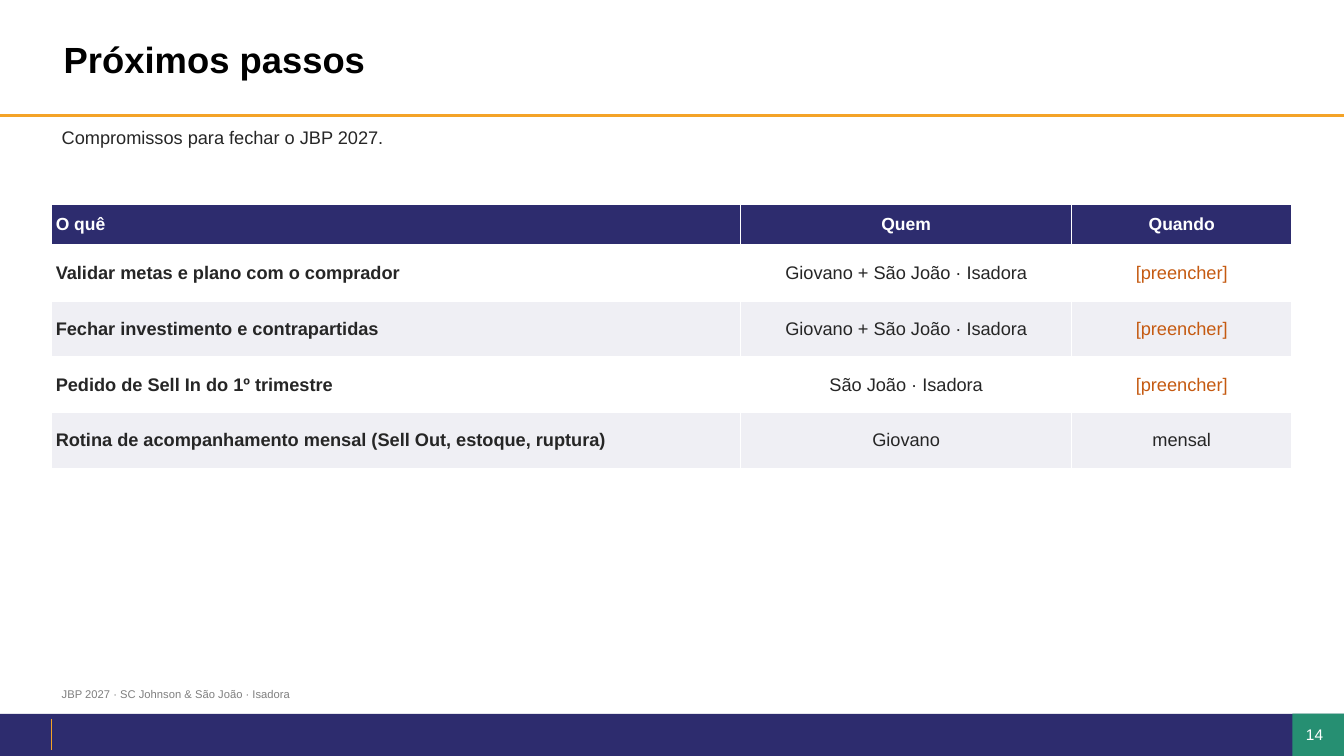
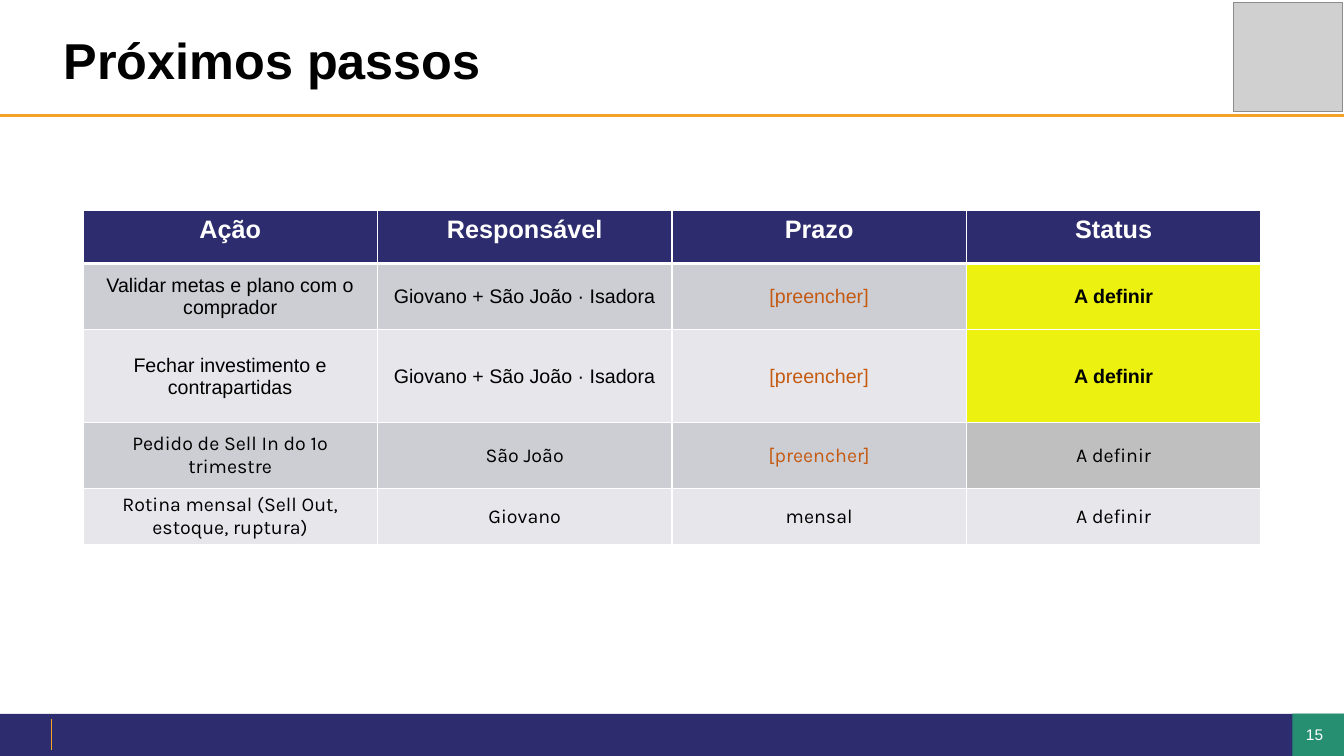
Before and after one commit to giovanoanjos27-del/Dashboard-Farma-sul, a slide deck: slide 15 of jbp/JBP2027_SaoJoao_Isadora.pptx (slide 14 before the commit). Drawn at 1344x756 pixels with LibreOffice and Linux fonts; fonts in the diff are those of the drawing; grey boxes stand for pictures; background and template pictures are left out. Boxes give left, top, right and bottom in pixels: in the first picture for what was removed or moved away, otherwise in the second. Text is boxed around its words. In the diff, an @@ line names an element or a change of style, - is before the commit and + after.

```diff
--- a/jbp/JBP2027_SaoJoao_Isadora.pptx
+++ b/jbp/JBP2027_SaoJoao_Isadora.pptx
@@ title "Próximos passos" at (64,42,481,89): size 26 to 36 pt @@
@@ rectangle added at (1177,11,1324,104), fill #FFFFFF @@
@@ picture added at (1234,3,1343,112) @@
@@ text removed at (62,130,383,148) @@
-Compromissos para fechar o JBP 2027.
@@ table at (83,211,1260,558) @@
-column 1: O quê | Validar metas e plano com o comprador | Fechar investimento e contrapartidas | Pedido de Sell In do 1º trimestre | Rotina de acompanhamento mensal (Sell Out, estoque, ruptura)
-column 2: Quem | Giovano + São João · Isadora | Giovano + São João · Isadora | São João · Isadora | Giovano
-column 3: Quando | [preencher] | [preencher] | [preencher] | mensal
+column 1: Ação | Validar metas e plano com o comprador | Fechar investimento e contrapartidas | Pedido de Sell In do 1º trimestre | Rotina mensal (Sell Out, estoque, ruptura)
+column 2: Responsável | Giovano + São João · Isadora | Giovano + São João · Isadora | São João | Giovano
+column 3: Prazo | [preencher] | [preencher] | [preencher] | mensal
+column 4: Status | A definir | A definir | A definir | A definir
@@ table: place and size @@
-table at (51,204,1293,468)
+table at (83,211,1260,558)
@@ text removed at (62,690,289,698) @@
-JBP 2027 · SC Johnson & São João · Isadora
@@ page number at (1293,715,1337,755): text changed @@
-14
+15
@@ page number at (1306,729,1323,740): text changed @@
-14
+15
```
Also in this commit, not shown: 6 other slides changed, 9 slides added, 7 slides removed, 7 other files.
